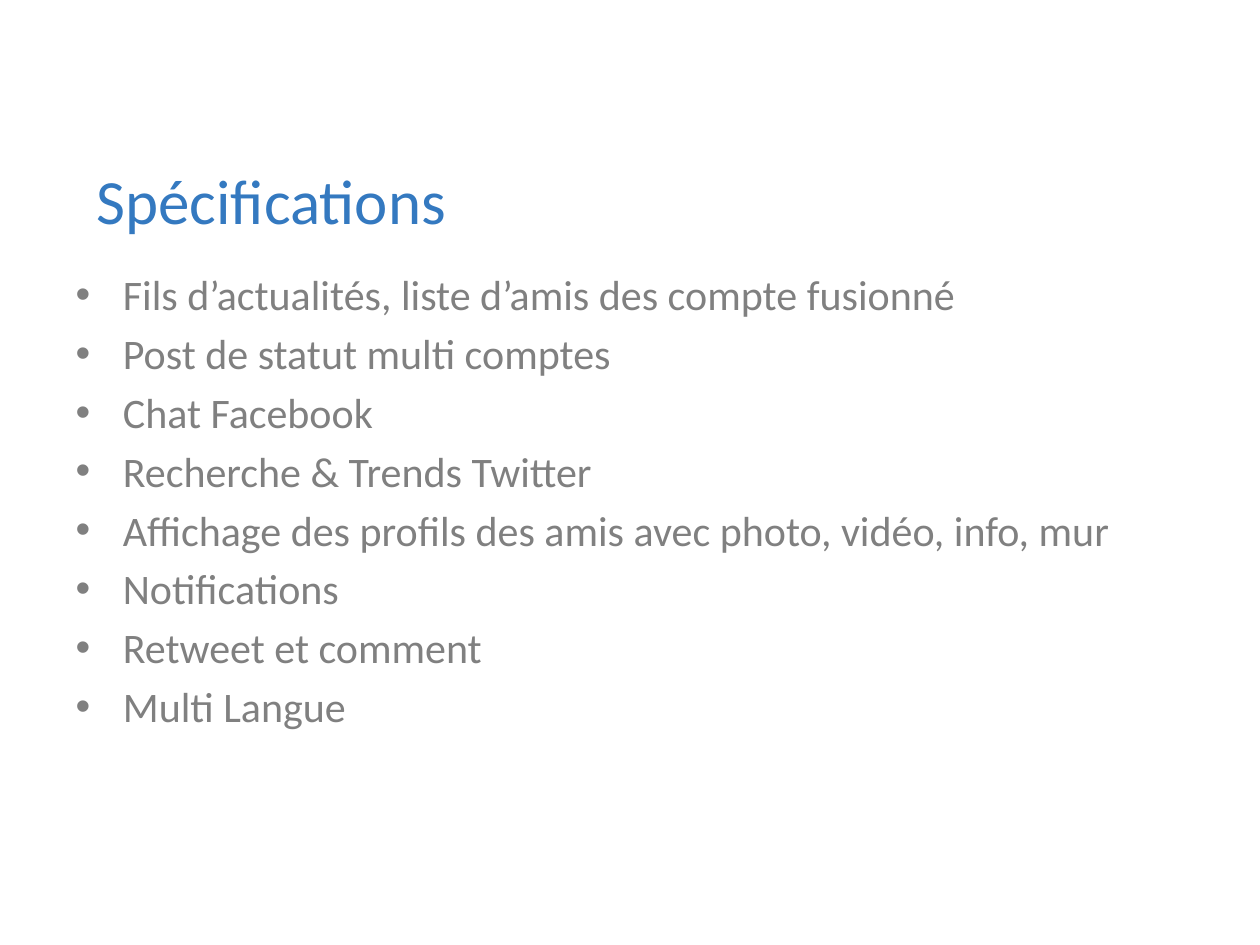
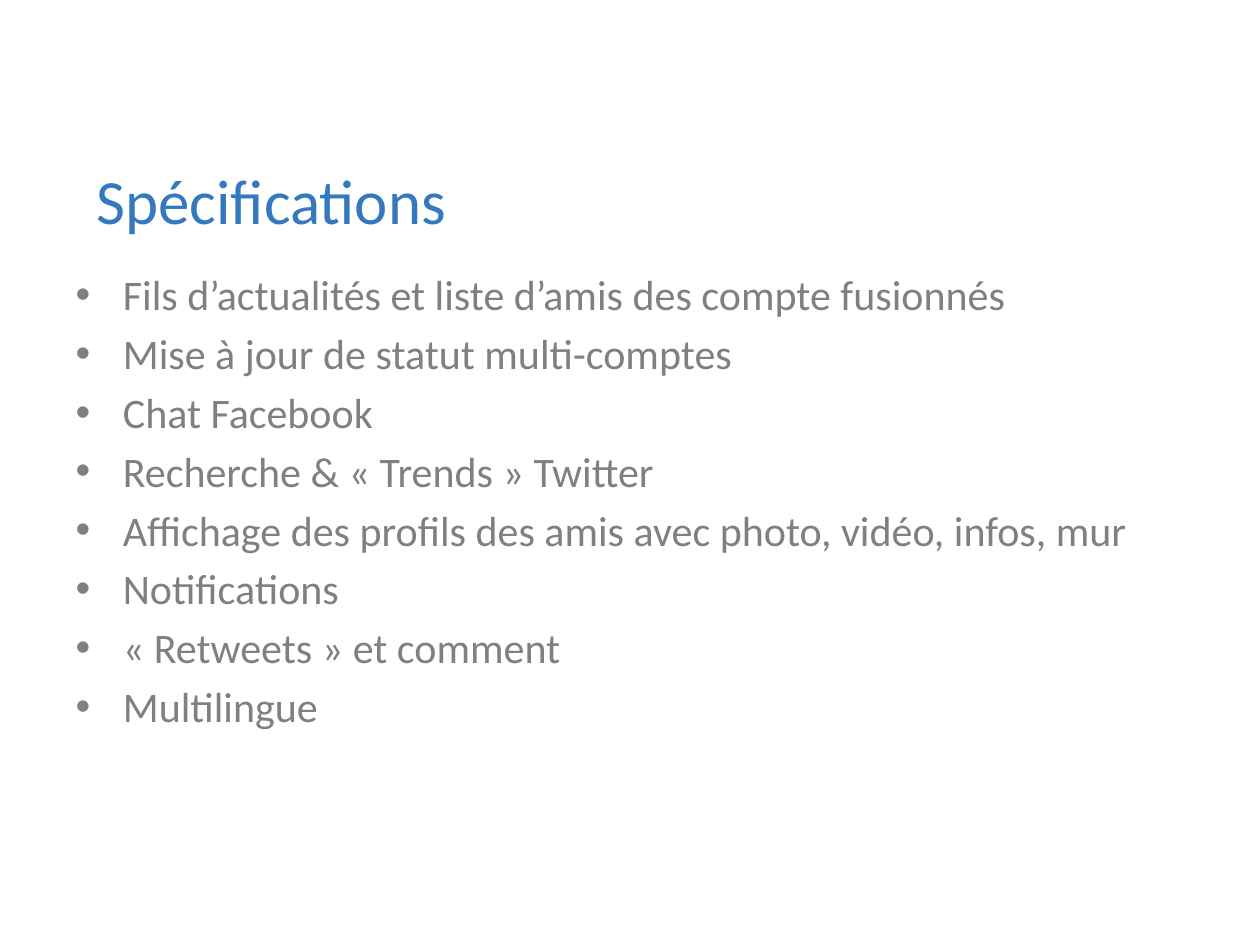
Before and after one commit to Riges/eip-silverlight, a slide deck: slide 9 of Docs/eip 10.09.11/myNETwork.pptx. Drawn at 1260x945 pixels with LibreOffice and Linux fonts; fonts in the diff are those of the drawing; background and template pictures are left out. Boxes give left, top, right and bottom in pixels: in the first picture for what was removed or moved away, otherwise in the second. Text is boxed around its words. In the diff, an @@ line names an element or a change of style, - is before the commit and + after.

```diff
--- a/Docs/eip 10.09.11/myNETwork.pptx
+++ b/Docs/eip 10.09.11/myNETwork.pptx
@@ text at (123,280,1004,376): text changed @@
-• Fils d’actualités, liste d’amis des compte fusionné
-• Post de statut multi comptes
+• Fils d’actualités et liste d’amis des compte fusionnés
+• Mise à jour de statut multi-comptes
@@ text at (123,458,1126,553): text changed @@
-• Recherche & Trends Twitter
-• Affichage des profils des amis avec photo, vidéo, info, mur
+• Recherche & « Trends » Twitter
+• Affichage des profils des amis avec photo, vidéo, infos, mur
@@ text at (123,636,560,729): text changed @@
-• Retweet et comment
-• Multi Langue
+• « Retweets » et comment
+• Multilingue
```
Also in this commit, not shown: 8 other slides changed.
